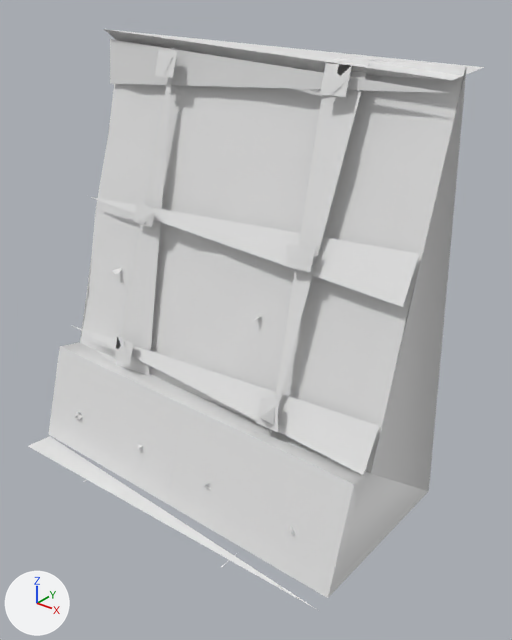
The glTF model game/assets/props/SM_RetainingWall_4m.glb: old version first, new version second.
Both versions are drawn from a 50 mm camera at (4.37, -4.61, 5.04) aimed at (0.4, 0.35, 1.96). Arrows for +X, +Y and +Z are at lower left; the lights stay in place. The older version comes first. Vertices at exactly the same position are counted once.

The first picture shows 'SM_RetainingWall_4m'.
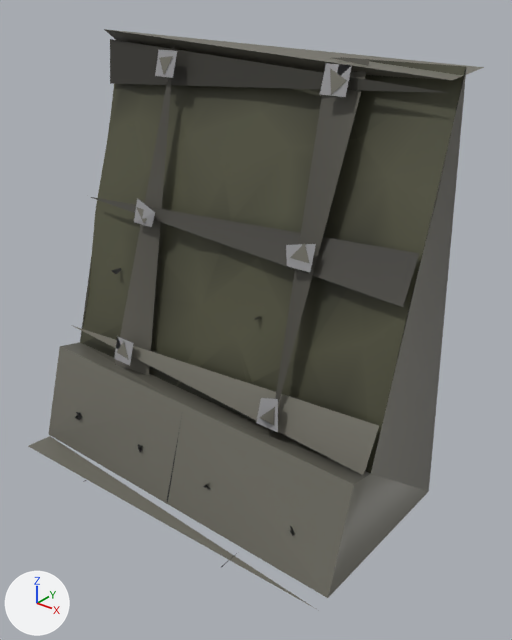
Pixel boxes [x1, y1, x2, y2] of what changed, in the pictures (512 x 640 px):
```json
{"object": "SM_RetainingWall_4m", "change": "recoloured", "before": [28, 29, 484, 608], "after": [28, 29, 484, 608], "on screen": "darker"}
```

Edits to the scene script, one JSON object a line:
```json
{"op": "add", "block": "mat_x_prop", "code": "n2 = _N.new('ShaderNodeMix'); n2.name = 'Mix'"}
{"op": "add", "block": "mat_x_prop", "code": "n2.data_type = 'RGBA'"}
{"op": "add", "block": "mat_x_prop", "code": "n2.blend_type = 'MULTIPLY'"}
{"op": "add", "block": "mat_x_prop", "code": "n2.inputs[0].default_value = 1.0  # 'Factor'"}
{"op": "add", "block": "mat_x_prop", "code": "n2.inputs[7].default_value = (0.8, 0.8, 0.8, 1.0)  # 'B', white #e7e7e7"}
{"op": "add", "block": "mat_x_prop", "code": "n3 = _N.new('ShaderNodeVertexColor'); n3.name = 'Color Attribute'"}
{"block": "mat_x_prop", "where": "n0 = _N.new('ShaderNodeBsdfPrincipled'); n0.name = 'Principled BSDF'"}
{"op": "add", "block": "mat_x_prop", "code": "_L.new(n2.outputs[2], n0.inputs[0])  # 'Result' to 'Base Color'"}
{"op": "add", "block": "mat_x_prop", "code": "_L.new(n3.outputs[0], n2.inputs[6])  # 'Color' to 'A'"}
{"block": "me_sm_retainingwall_4m_001", "where": "me_sm_retainingwall_4m_001.from_pydata(...)  # 167 vertices, 160 faces; spans x -2.0..2.0, y -0.93..1.35, z 0.0..4.53"}
{"block": "me_sm_retainingwall_4m_001", "where": "# used by ob_sm_retainingwall_4m; location = (0.0, 0.0, 0.0)"}
{"block": "me_sm_retainingwall_4m_001", "change": "me_sm_retainingwall_4m_001 part 1: vertex colours changed"}
```
